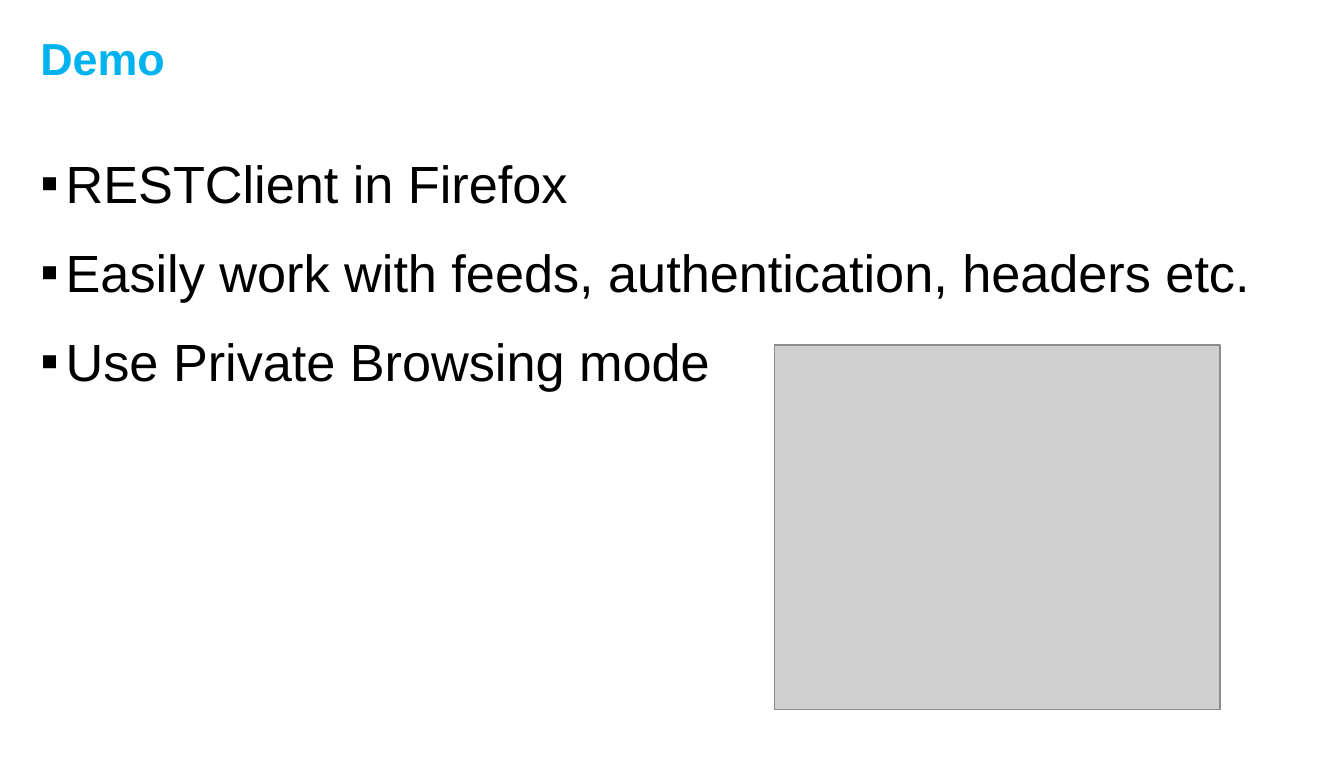
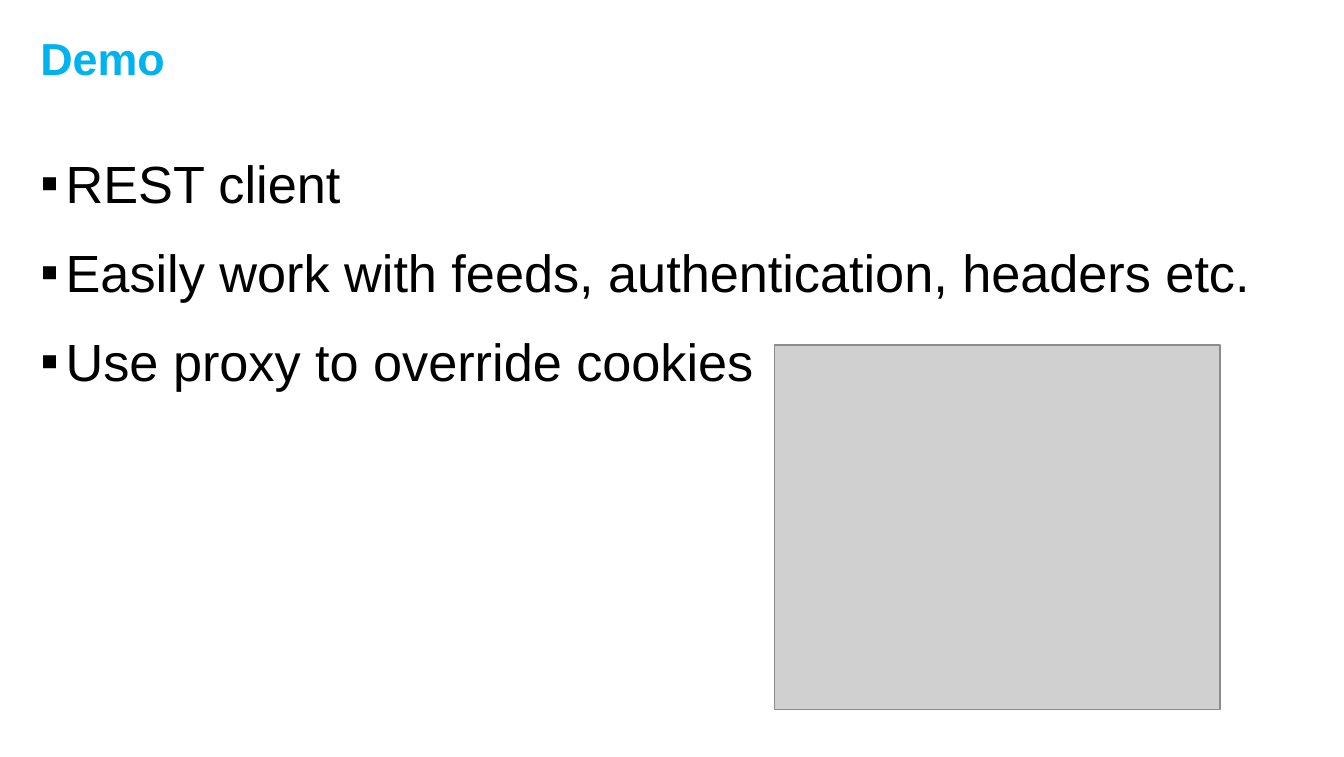
Before and after one commit to lekkimworld/IC14_BP301, a slide deck: slide 27 of BP301 - An introduction to working with the Activity Stream.pptx. Drawn at 1344x757 pixels with LibreOffice and Linux fonts; fonts in the diff are those of the drawing; grey boxes stand for pictures; background and template pictures are left out. Boxes give left, top, right and bottom in pixels: in the first picture for what was removed or moved away, otherwise in the second. Text is boxed around its words. In the diff, an @@ line names an element or a change of style, - is before the commit and + after.

```diff
--- a/BP301 - An introduction to working with the Activity Stream.pptx
+++ b/BP301 - An introduction to working with the Activity Stream.pptx
@@ text at bbox=[66, 165, 340, 204]: text changed @@
-▪ RESTClient in Firefox
+▪ REST client
@@ text at bbox=[66, 343, 753, 391]: text changed @@
-▪ Use Private Browsing mode
+▪ Use proxy to override cookies
```
Also in this commit, not shown: 6 other slides changed, 2 other files.
